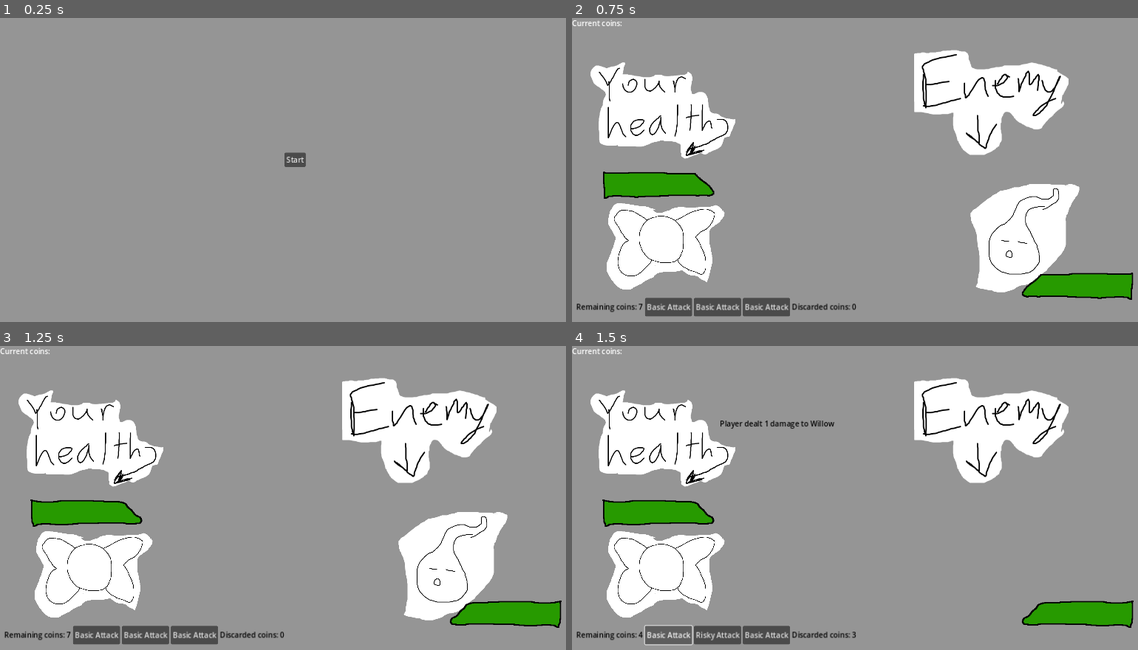
Above: before the commit, frames 1-4 (two rows, left to right).
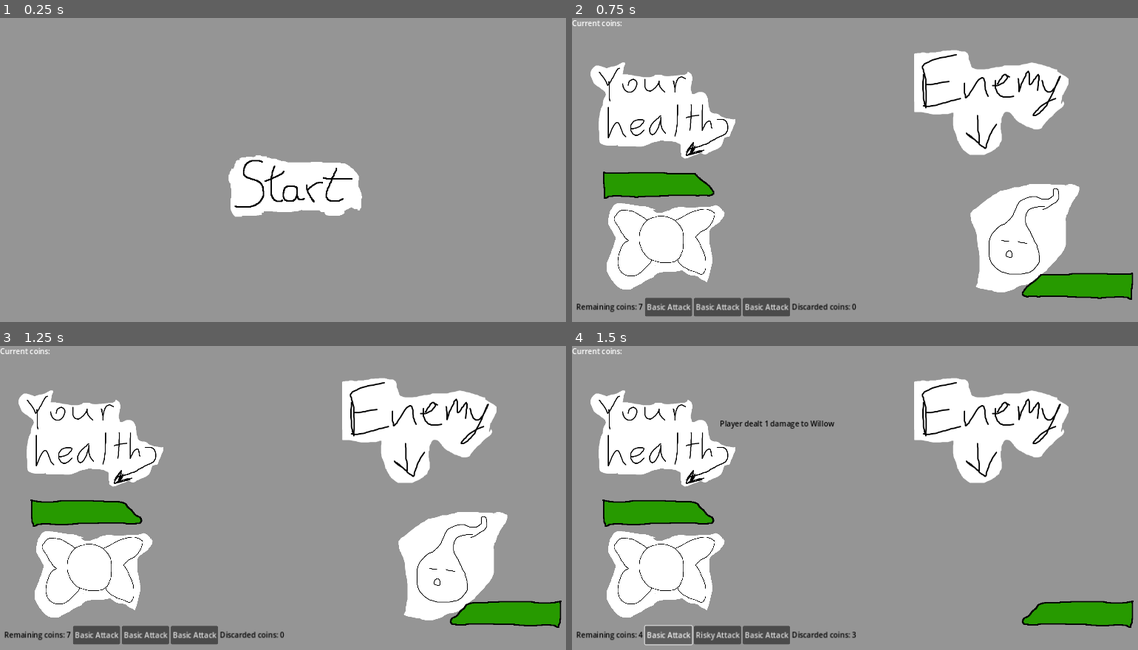
Above: after the commit, the same moments.

Repository: bonsaipropaganda/mini-jam-139
Game: Godot game, scene res://scenes/UI/main_menu.tscn
The game is run twice, just before and just after one commit, with the same random seed, the same clock (stepped at 60 frames per second) and the same inputs. Sound files missing from this copy of the repository are replaced by a short silence.
Inputs (mouse positions are in pixels of both pictures, inside the frame that each line leads up to; where the layout moved, square brackets give the same spot in the first picture):
- Up to frame 1 (0.25 s): no input
- Up to frame 2 (0.75 s): click (866, 185) [866, 160] at 0.5 s
- Up to frame 3 (1.25 s): no input
- Up to frame 4 (1.5 s): click "Basic Attack" at 1.25 s

The runs differ from the first frame. In frame 1, 3.9% of the frame differs, in the area x 40-64%, y 44-66%; in frame 2, nothing differs; in frame 3, nothing differs; in frame 4, nothing differs.

Commit message:
Added art for the start button

Diff:
--- a/scenes/UI/main_menu.tscn
+++ b/scenes/UI/main_menu.tscn
@@ -1,6 +1,51 @@
-[gd_scene load_steps=2 format=3 uid="uid://dwcia5fh30qwp"]
+[gd_scene load_steps=17 format=3 uid="uid://dwcia5fh30qwp"]
 
 [ext_resource type="Script" path="res://code/main_menu.gd" id="1_fsifx"]
+[ext_resource type="Texture2D" uid="uid://cr3bhl0q88bg3" path="res://art/StartButton/normal_0001.png" id="2_5vlr4"]
+[ext_resource type="Texture2D" uid="uid://c686rimbdpdbo" path="res://art/StartButton/normal_0002.png" id="3_jqeed"]
+[ext_resource type="Texture2D" uid="uid://dnphg8ovxpacq" path="res://art/StartButton/normal_0003.png" id="4_pt2ln"]
+[ext_resource type="Texture2D" uid="uid://dw85d4tb8byhf" path="res://art/StartButton/normal_0004.png" id="5_crouq"]
+[ext_resource type="Texture2D" uid="uid://t4ej66dmcoko" path="res://art/StartButton/hover_0001.png" id="6_8xah8"]
+[ext_resource type="Texture2D" uid="uid://c2b4nd7gxvwq7" path="res://art/StartButton/pressed_0001.png" id="6_nhk67"]
+[ext_resource type="Texture2D" uid="uid://bdg0hgf1l1aqs" path="res://art/StartButton/hover_0002.png" id="7_cmayv"]
+[ext_resource type="Texture2D" uid="uid://0m3vf1d045ar" path="res://art/StartButton/pressed_0002.png" id="7_m0vn7"]
+[ext_resource type="Texture2D" uid="uid://dqln07xb053su" path="res://art/StartButton/pressed_0003.png" id="8_kvhwv"]
+[ext_resource type="Texture2D" uid="uid://dk2m570a67kdh" path="res://art/StartButton/hover_0003.png" id="8_osevb"]
+[ext_resource type="Texture2D" uid="uid://bpou84kbwxkne" path="res://art/StartButton/pressed_0004.png" id="9_gal6f"]
+[ext_resource type="Texture2D" uid="uid://bxnvdgsjn6ho0" path="res://art/StartButton/hover_0004.png" id="9_gh68b"]
+
+[sub_resource type="AnimatedTexture" id="AnimatedTexture_k6fqc"]
+frames = 4
+frame_0/texture = ExtResource("2_5vlr4")
+frame_0/duration = 0.5
+frame_1/texture = ExtResource("3_jqeed")
+frame_1/duration = 0.5
+frame_2/texture = ExtResource("4_pt2ln")
+frame_2/duration = 0.5
+frame_3/texture = ExtResource("5_crouq")
+frame_3/duration = 0.5
+
+[sub_resource type="AnimatedTexture" id="AnimatedTexture_6ohsc"]
+frames = 4
+frame_0/texture = ExtResource("6_nhk67")
+frame_0/duration = 0.5
+frame_1/texture = ExtResource("7_m0vn7")
+frame_1/duration = 0.5
+frame_2/texture = ExtResource("8_kvhwv")
+frame_2/duration = 0.5
+frame_3/texture = ExtResource("9_gal6f")
+frame_3/duration = 0.5
+
+[sub_resource type="AnimatedTexture" id="AnimatedTexture_isr3w"]
+frames = 4
+frame_0/texture = ExtResource("6_8xah8")
+frame_0/duration = 0.5
+frame_1/texture = ExtResource("7_cmayv")
+frame_1/duration = 0.5
+frame_2/texture = ExtResource("8_osevb")
+frame_2/duration = 0.5
+frame_3/texture = ExtResource("9_gh68b")
+frame_3/duration = 0.5
 
 [node name="MainMenu" type="Control"]
 layout_mode = 3
@@ -21,9 +66,10 @@
 [node name="VBoxContainer" type="VBoxContainer" parent="HBoxContainer"]
 layout_mode = 2
 
-[node name="StartButton" type="Button" parent="HBoxContainer/VBoxContainer"]
+[node name="StartButton" type="TextureButton" parent="HBoxContainer/VBoxContainer"]
 layout_mode = 2
-text = "Start
-"
+texture_normal = SubResource("AnimatedTexture_k6fqc")
+texture_pressed = SubResource("AnimatedTexture_6ohsc")
+texture_hover = SubResource("AnimatedTexture_isr3w")
 
 [connection signal="pressed" from="HBoxContainer/VBoxContainer/StartButton" to="." method="_on_start_button_pressed"]
Binary file added: art/StartButton/hover_0001.png
Not shown, added: art/StartButton/hover_0001.png.import
Binary file added: art/StartButton/hover_0002.png
Not shown, added: art/StartButton/hover_0002.png.import
Binary file added: art/StartButton/hover_0003.png
Not shown, added: art/StartButton/hover_0003.png.import
Binary file added: art/StartButton/hover_0004.png
Not shown, added: art/StartButton/hover_0004.png.import
Binary file added: art/StartButton/normal_0001.png
Not shown, added: art/StartButton/normal_0001.png.import
Binary file added: art/StartButton/normal_0002.png
Not shown, added: art/StartButton/normal_0002.png.import
(and 12 more such lines)
